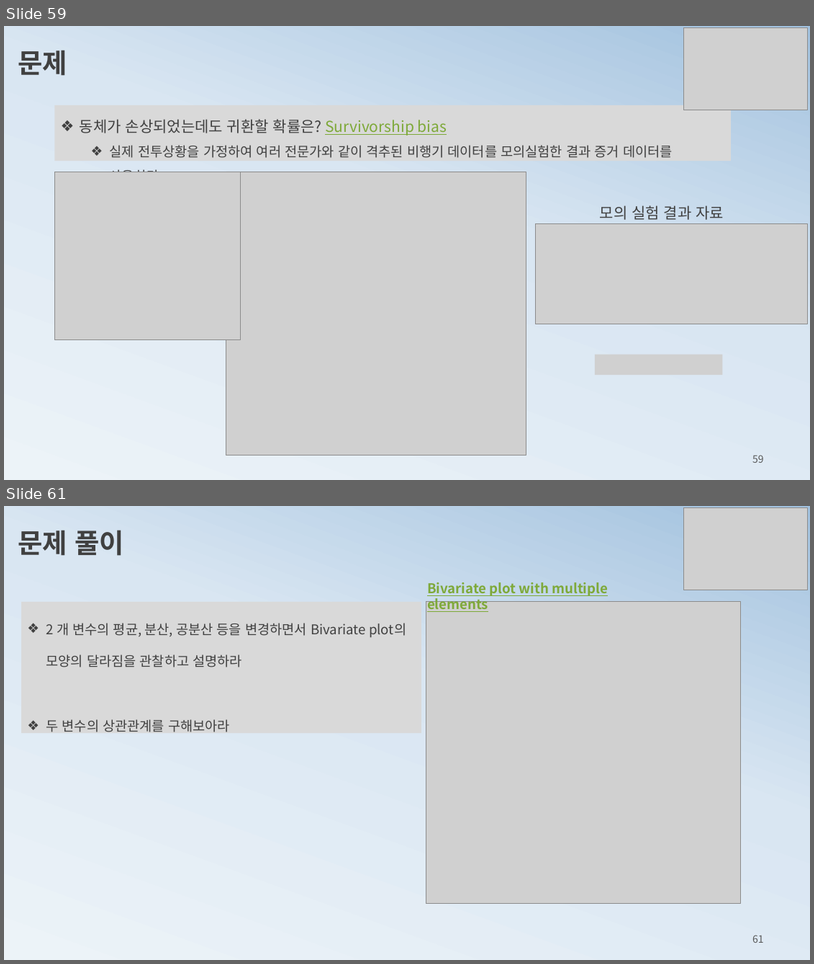
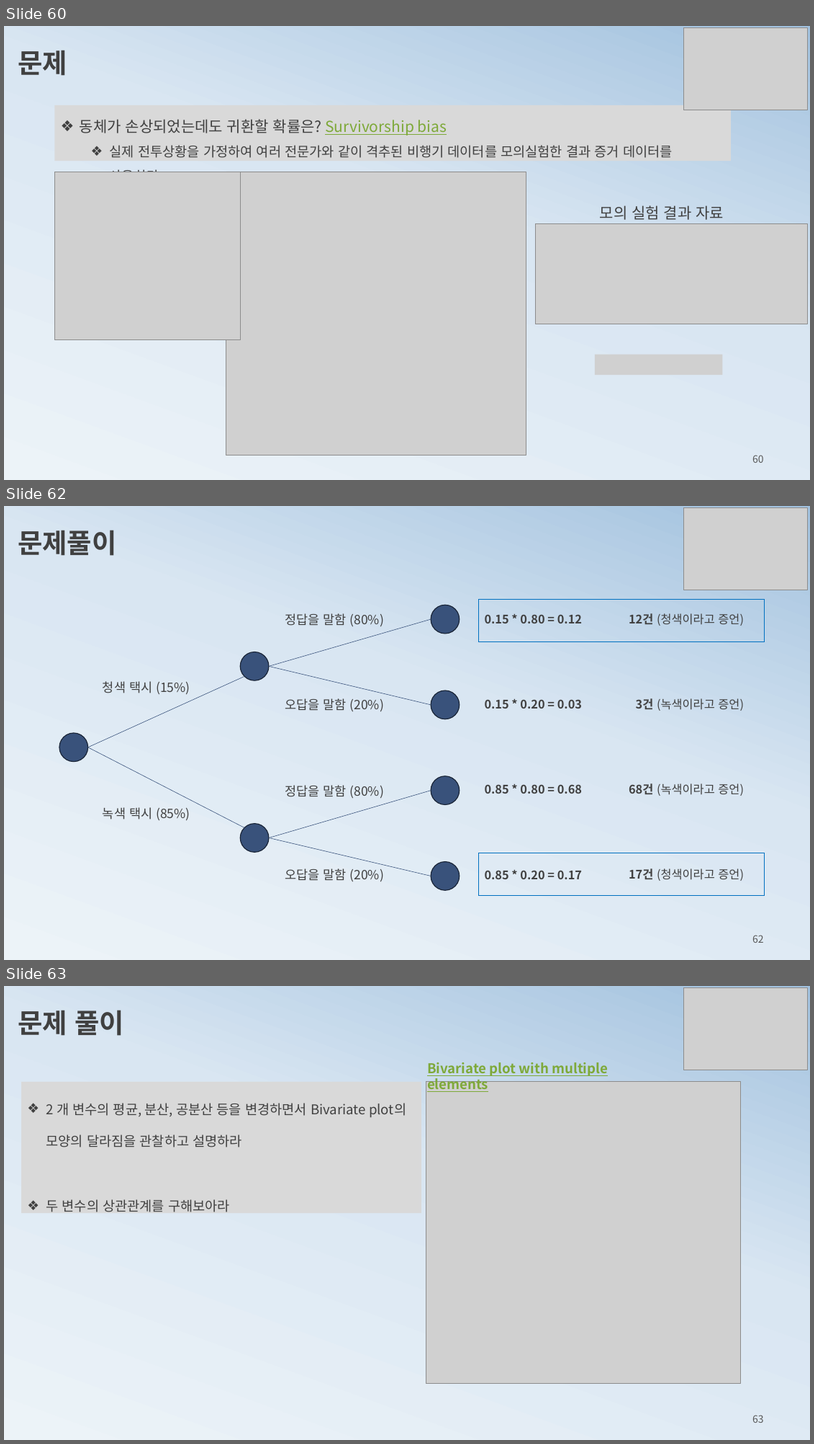
Before and after one commit to ancestor9/mathematics-for-machine-learning, a slide deck: 3_probability theory for machine learning.pptx. Shown one above the other, each under a label of ours: slides 59 and 61 before the commit, slides 60, 62 and 63 after it; the slides between them are not shown. The pictures are 814x964 and 814x1444 pixels, drawn with LibreOffice and Linux fonts; fonts in the diff are those of the drawing; grey boxes stand for pictures. Boxes give left, top, right and bottom in pixels: in the first picture for what was removed or moved away, otherwise in the second. Text is boxed around its words. In the diff, an @@ line names an element or a change of style, - is before the commit and + after.

```diff
--- a/3_probability theory for machine learning.pptx
+++ b/3_probability theory for machine learning.pptx
@@ slide 62 added at (4, 506, 810, 960), background gradient #ECF3F8 to #D9E6F2 to #A1C1DE @@
@@ picture added at (684, 508, 808, 590) @@
@@ text added at (18, 530, 116, 556), 32 pt, text #404040, bold @@
+문제풀이
@@ text added at (285, 613, 384, 627), 15 pt, text #404040 @@
+정답을 말함 (80%)
@@ ellipse added at (431, 605, 460, 633), fill #39527B, outline #192436 1 pt @@
@@ rectangle added at (479, 600, 764, 642), outline #0070C0 1 pt @@
@@ text added at (629, 613, 744, 626), 14 pt, text #404040 @@
+12건 (청색이라고 증언)
@@ line added from (269, 667) to (431, 619), #39527B 0.5 pt @@
@@ text added at (485, 614, 582, 623), 14 pt, text #404040, bold @@
+0.15 * 0.80 = 0.12
@@ ellipse added at (241, 651, 269, 680), fill #39527B, outline #192436 1 pt @@
@@ line added from (88, 747) to (244, 676), #39527B 0.5 pt @@
@@ line added from (269, 667) to (431, 705), #39527B 0.5 pt @@
@@ text added at (103, 681, 190, 695), 15 pt, text #404040 @@
+청색 택시 (15%)
@@ text added at (285, 698, 384, 712), 15 pt, text #404040 @@
+오답을 말함 (20%)
@@ ellipse added at (431, 690, 460, 719), fill #39527B, outline #192436 1 pt @@
@@ text added at (485, 699, 582, 708), 14 pt, text #404040, bold @@
+0.15 * 0.20 = 0.03
@@ text added at (636, 698, 744, 710), 14 pt, text #404040 @@
+3건 (녹색이라고 증언)
@@ ellipse added at (59, 733, 88, 762), fill #39527B, outline #192436 1 pt @@
@@ line added from (88, 747) to (244, 828), #39527B 0.5 pt @@
@@ text added at (285, 785, 384, 798), 15 pt, text #404040 @@
+정답을 말함 (80%)
@@ ellipse added at (431, 776, 460, 804), fill #39527B, outline #192436 1 pt @@
@@ text added at (485, 784, 582, 793), 14 pt, text #404040, bold @@
+0.85 * 0.80 = 0.68
@@ text added at (629, 783, 744, 795), 14 pt, text #404040 @@
+68건 (녹색이라고 증언)
@@ text added at (103, 807, 190, 821), 15 pt, text #404040 @@
+녹색 택시 (85%)
@@ line added from (269, 837) to (431, 790), #39527B 0.5 pt @@
@@ ellipse added at (241, 824, 269, 852), fill #39527B, outline #192436 1 pt @@
@@ line added from (269, 837) to (431, 875), #39527B 0.5 pt @@
@@ text added at (285, 868, 384, 882), 15 pt, text #404040 @@
+오답을 말함 (20%)
@@ ellipse added at (431, 862, 460, 890), fill #39527B, outline #192436 1 pt @@
@@ rectangle added at (479, 853, 764, 896), outline #0070C0 1 pt @@
@@ text added at (485, 870, 582, 879), 14 pt, text #404040, bold @@
+0.85 * 0.20 = 0.17
@@ text added at (629, 868, 744, 880), 14 pt, text #404040 @@
+17건 (청색이라고 증언)
@@ page number added at (753, 934, 764, 942), 12 pt, text #595959 @@
+62
@@ what was slide 59 is now slide 60 @@
@@ page number at (753, 454, 764, 462): text changed @@
-59
+60
@@ what was slide 61 is now slide 63 @@
@@ page number at (753, 1414, 764, 1422): text changed @@
-61
+63
```
Also in this commit, not shown: 3 slides changed, 1 other slide added.
